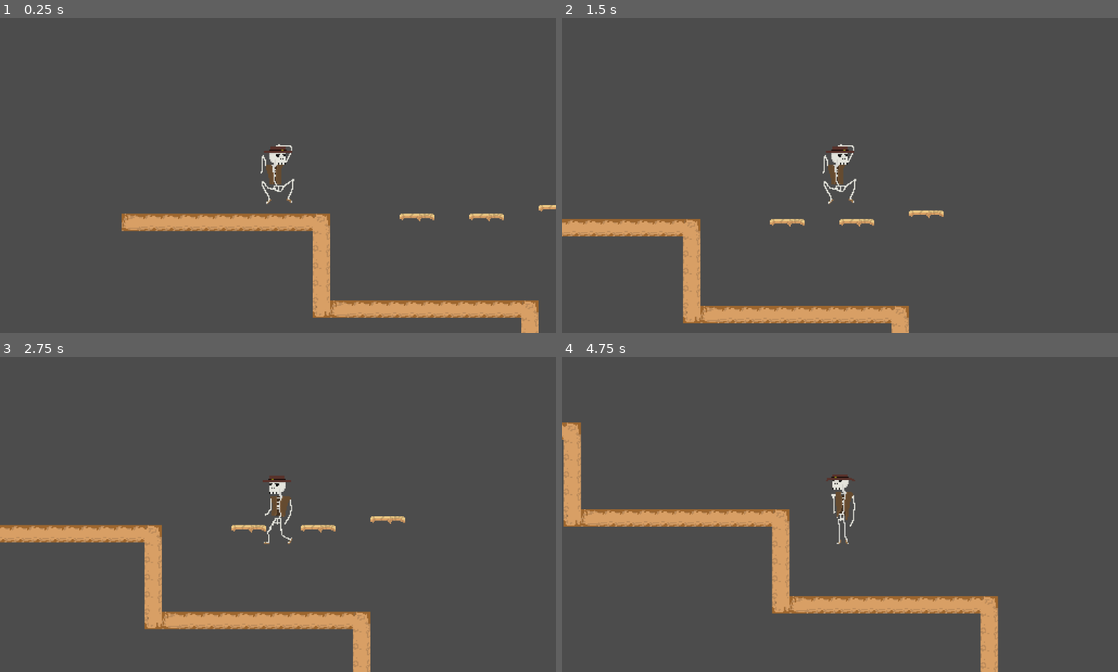
Above: before the commit, frames 1-4 (two rows, left to right).
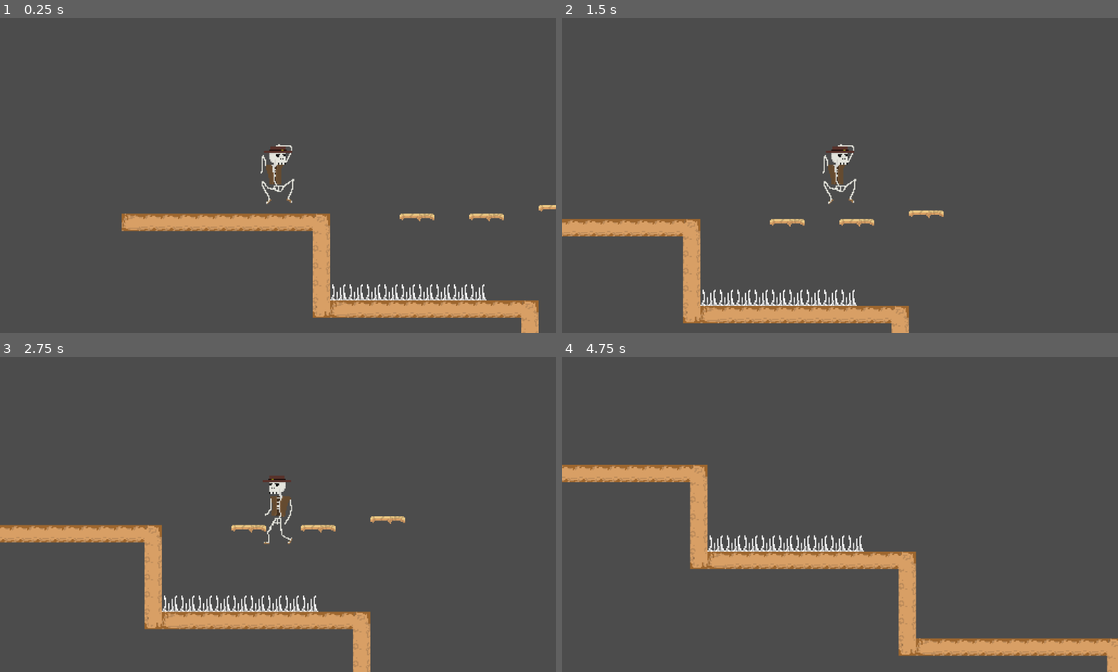
Above: after the commit, the same moments.

Repository: isterkvarn/MinnesotaBones
Game: Godot game, scene res://main.tscn
Same seed, same stepped clock (60 frames per second), same inputs: the game is played once before the commit and once after it.
Inputs:
- Up to frame 1 (0.25 s): no input
- Up to frame 2 (1.5 s): hold D (move_right) from 0.53 s (still down); tap W (jump) at 0.77 s
- Up to frame 3 (2.75 s): tap W (jump) at 1.52 s; release D (move_right) at 2.03 s; hold A (move_left) from 2.03 s (still down)
- Up to frame 4 (4.75 s): release A (move_left) at 2.78 s; hold D (move_right) 2.78-4.28 s; tap W (jump) at 3.02, 3.77, 4.52 s; hold A (move_left) from 4.28 s (still down)

The runs differ from the first frame. In frame 1, 0.6% of the frame differs, in the area x 59-88%, y 84-90%; in frame 2, 0.6%; in frame 3, 0.6%; in frame 4, 14%, in the area x 0-100%, y 20-100%.

Commit message:
added spikes

Diff:
--- /dev/null
+++ b/Spikes.gd
@@ -0,0 +1,9 @@
+extends Area2D
+
+
+func _ready():
+	connect("body_entered", self, "_on_body_entered")
+
+func _on_body_entered(body):
+	if body.is_in_group("player"):
+		body.die()
--- /dev/null
+++ b/Spikes.tscn
@@ -0,0 +1,16 @@
+[gd_scene load_steps=4 format=2]
+
+[ext_resource path="res://assets/tilemap/spikes.png" type="Texture" id=1]
+[ext_resource path="res://Spikes.gd" type="Script" id=2]
+
+[sub_resource type="RectangleShape2D" id=1]
+extents = Vector2( 8, 8 )
+
+[node name="spike" type="Area2D"]
+script = ExtResource( 2 )
+
+[node name="CollisionShape2D" type="CollisionShape2D" parent="."]
+shape = SubResource( 1 )
+
+[node name="Sprite" type="Sprite" parent="."]
+texture = ExtResource( 1 )
--- a/main.tscn
+++ b/main.tscn
@@ -1,9 +1,10 @@
-[gd_scene load_steps=5 format=2]
+[gd_scene load_steps=6 format=2]
 
 [ext_resource path="res://player.tscn" type="PackedScene" id=1]
 [ext_resource path="res://FallingBlock.tscn" type="PackedScene" id=2]
 [ext_resource path="res://Box.tscn" type="PackedScene" id=3]
 [ext_resource path="res://tilemap.tscn" type="PackedScene" id=4]
+[ext_resource path="res://Spikes.tscn" type="PackedScene" id=5]
 
 [node name="Node2D" type="Node2D"]
 
@@ -25,3 +26,32 @@
 
 [node name="FallingBlock3" parent="." instance=ExtResource( 2 )]
 position = Vector2( -48, -720 )
+
+[node name="spikes" type="Node2D" parent="."]
+
+[node name="spike" parent="spikes" instance=ExtResource( 5 )]
+position = Vector2( -248, -648 )
+
+[node name="spike2" parent="spikes" instance=ExtResource( 5 )]
+position = Vector2( -184, -648 )
+
+[node name="spike3" parent="spikes" instance=ExtResource( 5 )]
+position = Vector2( -200, -648 )
+
+[node name="spike4" parent="spikes" instance=ExtResource( 5 )]
+position = Vector2( -216, -648 )
+
+[node name="spike5" parent="spikes" instance=ExtResource( 5 )]
+position = Vector2( -232, -648 )
+
+[node name="spike6" parent="spikes" instance=ExtResource( 5 )]
+position = Vector2( -120, -648 )
+
+[node name="spike7" parent="spikes" instance=ExtResource( 5 )]
+position = Vector2( -136, -648 )
+
+[node name="spike8" parent="spikes" instance=ExtResource( 5 )]
+position = Vector2( -152, -648 )
+
+[node name="spike9" parent="spikes" instance=ExtResource( 5 )]
+position = Vector2( -168, -648 )
--- a/player.gd
+++ b/player.gd
@@ -4,6 +4,7 @@
 const jump_force = 400
 const gravity = 20
 var vel = Vector2(0, 0)
+var dead = false
 
 onready var sprite = $AnimatedSprite
 
@@ -77,3 +78,12 @@
 		# If the collision is a body, apply an impulse force to it
 		if collision.collider.is_in_group("bodies"):
 			collision.collider.apply_central_impulse(-collision.normal * 20)
+
+func die():
+	if !dead:
+		var camera = $Camera2D
+		remove_child(camera)
+		get_parent().add_child(camera)
+		camera.global_position = self.global_position
+		queue_free()
+		dead = true
--- a/player.tscn
+++ b/player.tscn
@@ -26,15 +26,15 @@
 "name": "idel",
 "speed": 5.0
 }, {
+"frames": [ ExtResource( 3 ) ],
+"loop": true,
+"name": "squat",
+"speed": 5.0
+}, {
 "frames": [ ExtResource( 5 ), ExtResource( 2 ), ExtResource( 1 ), ExtResource( 4 ) ],
 "loop": false,
 "name": "jump",
 "speed": 8.0
-}, {
-"frames": [ ExtResource( 3 ) ],
-"loop": true,
-"name": "squat",
-"speed": 5.0
 }, {
 "frames": [ ExtResource( 6 ), ExtResource( 10 ), ExtResource( 11 ), ExtResource( 12 ), ExtResource( 7 ), ExtResource( 13 ), ExtResource( 8 ) ],
 "loop": true,
Binary file added: assets/tilemap/spikes.aseprite
Binary file added: assets/tilemap/spikes.png
Not shown, added: assets/tilemap/spikes.png.import
